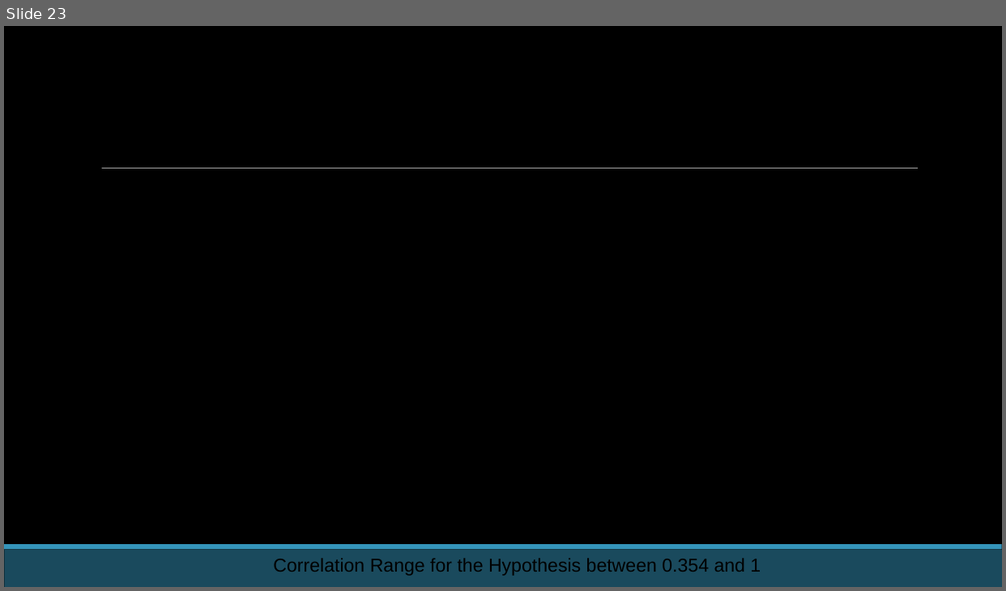
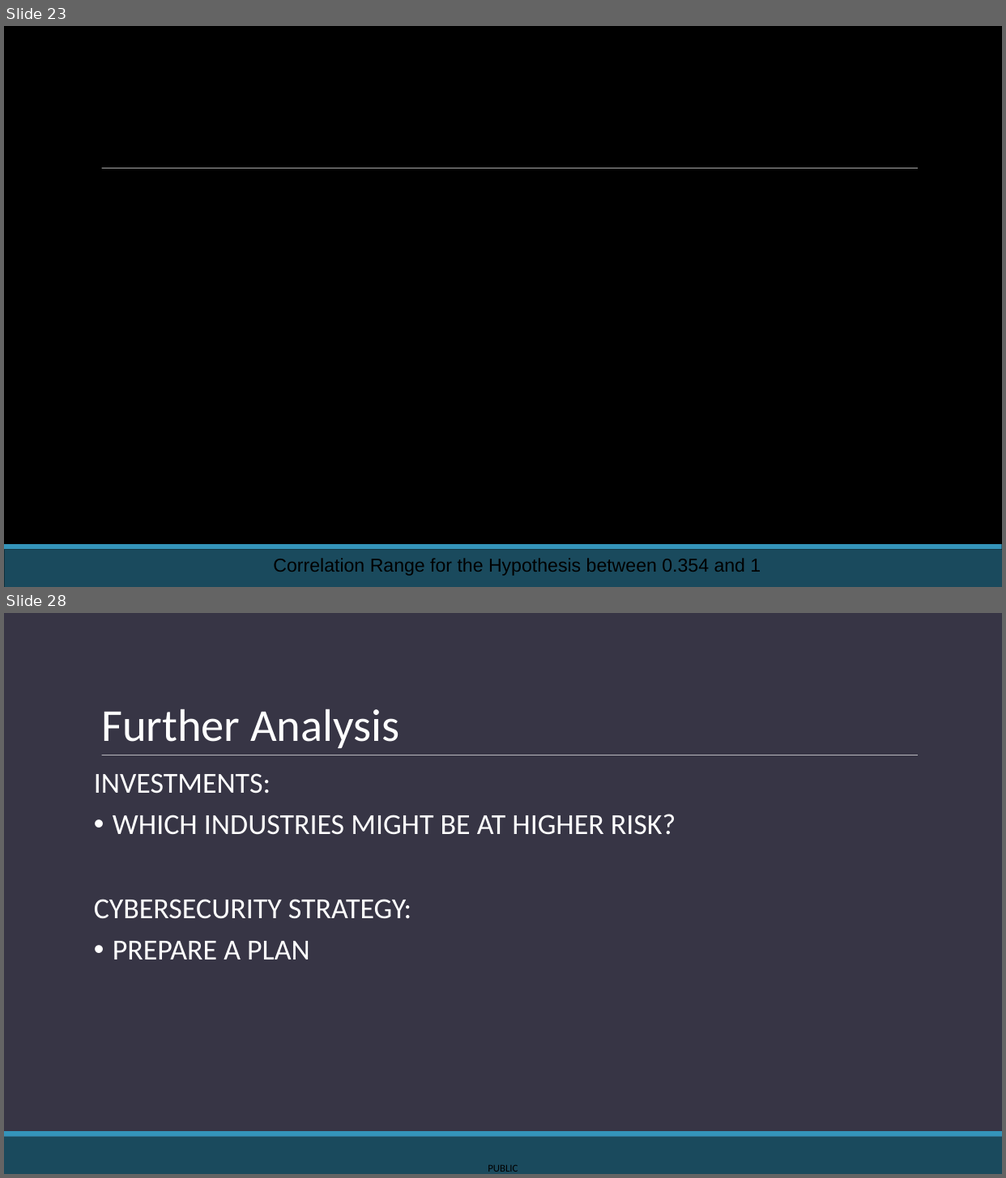
Before and after one commit to KozA777/cyber_project, a slide deck: FINAL_PRESENTATION.pptx. Shown one above the other, each under a label of ours: slide 23 before the commit, slides 23 and 28 after it; the slides between them are not shown. The pictures are 1006x591 and 1006x1178 pixels, drawn with LibreOffice and Linux fonts; fonts in the diff are those of the drawing; background and template pictures are left out. Boxes give left, top, right and bottom in pixels: in the first picture for what was removed or moved away, otherwise in the second. Text is boxed around its words. In the diff, an @@ line names an element or a change of style, - is before the commit and + after.

```diff
--- a/FINAL_PRESENTATION.pptx
+++ b/FINAL_PRESENTATION.pptx
@@ slide 28 added at (x1=4, y1=613, x2=1002, y2=1174), background #373545; not listed: 3 template elements that a slide beside it also shows @@
@@ title added at (x1=101, y1=709, x2=399, y2=748), 44 pt, text #FFFFFF @@
+Further Analysis
@@ text added at (x1=94, y1=773, x2=675, y2=960), 28 pt, text #FFFFFF @@
+INVESTMENTS:
+• WHICH INDUSTRIES MIGHT BE AT HIGHER RISK?
+CYBERSECURITY STRATEGY:
+• PREPARE A PLAN
@@ text added at (x1=488, y1=1165, x2=518, y2=1172), 10 pt, text #000000 @@
+PUBLIC
```
Also in this commit, not shown: 7 slides changed, 2 other slides added, 2 slides removed.
